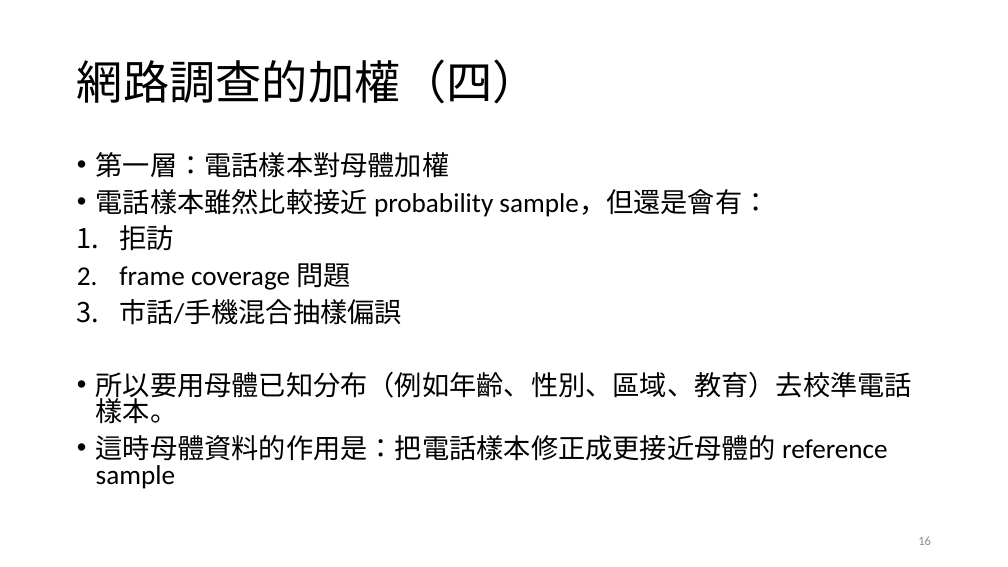
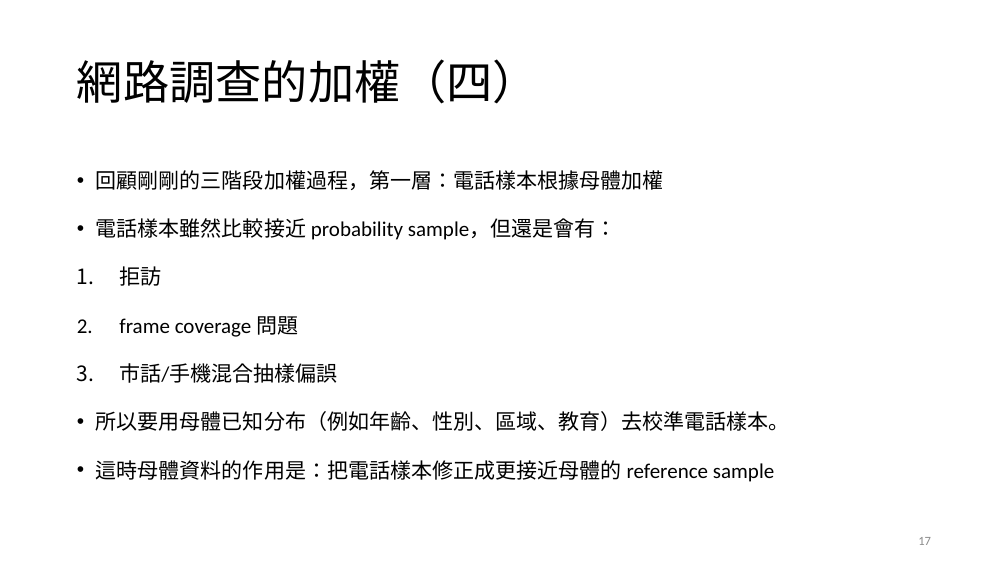
Before and after one commit to TsaiChiahung/PublicOpinion2026, a slide deck: slide 17 of 投影片/民意與調查Week4.pptx (slide 16 before the commit). Drawn at 1008x567 pixels with LibreOffice and Linux fonts; fonts in the diff are those of the drawing. Boxes give left, top, right and bottom in pixels: in the first picture for what was removed or moved away, otherwise in the second. Text is boxed around its words. In the diff, an @@ line names an element or a change of style, - is before the commit and + after.

```diff
--- a/投影片/民意與調查Week4.pptx
+++ b/投影片/民意與調查Week4.pptx
@@ text at bbox=[96, 170, 664, 190]: text changed; size 25.9 to 20 pt @@
-• 第一層：電話樣本對母體加權
+• 回顧剛剛的三階段加權過程，第一層：電話樣本根據母體加權
@@ text at bbox=[96, 218, 790, 482]: size 25.9 to 20 pt in "電話樣本雖然比較接近 probability sample，但還是會有：", "拒訪", "frame coverage 問題", "市話/手機混合抽樣偏誤" and 2 more places; line spacing 0.8 to 1.5 @@
@@ page number at bbox=[918, 537, 931, 545]: text changed @@
-16
+17
```
Also in this commit, not shown: 3 other slides changed, 1 slide added.
